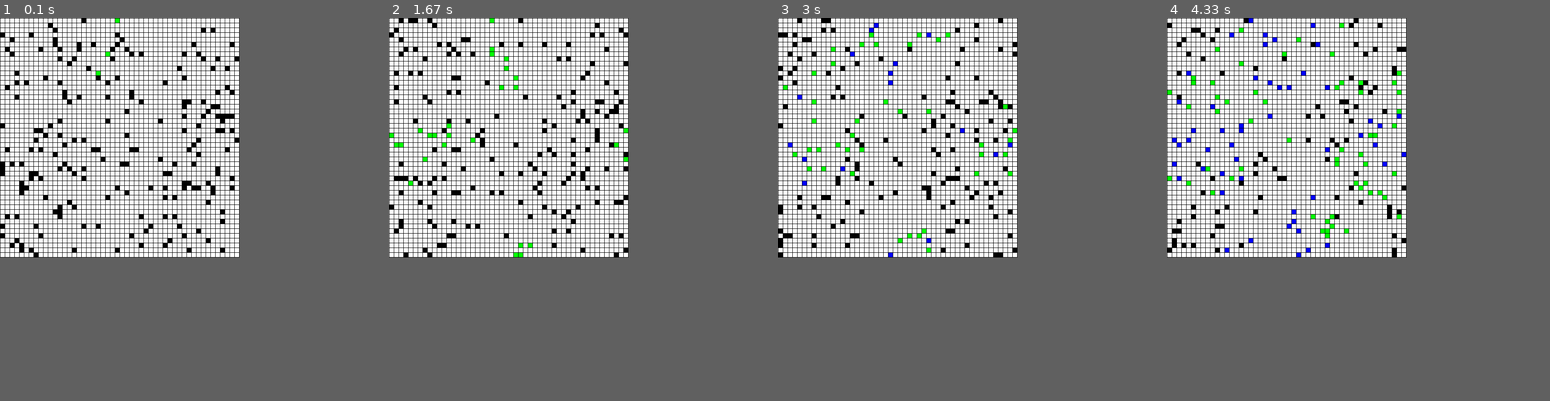
Above: before the commit, frames 1-4 (left to right).
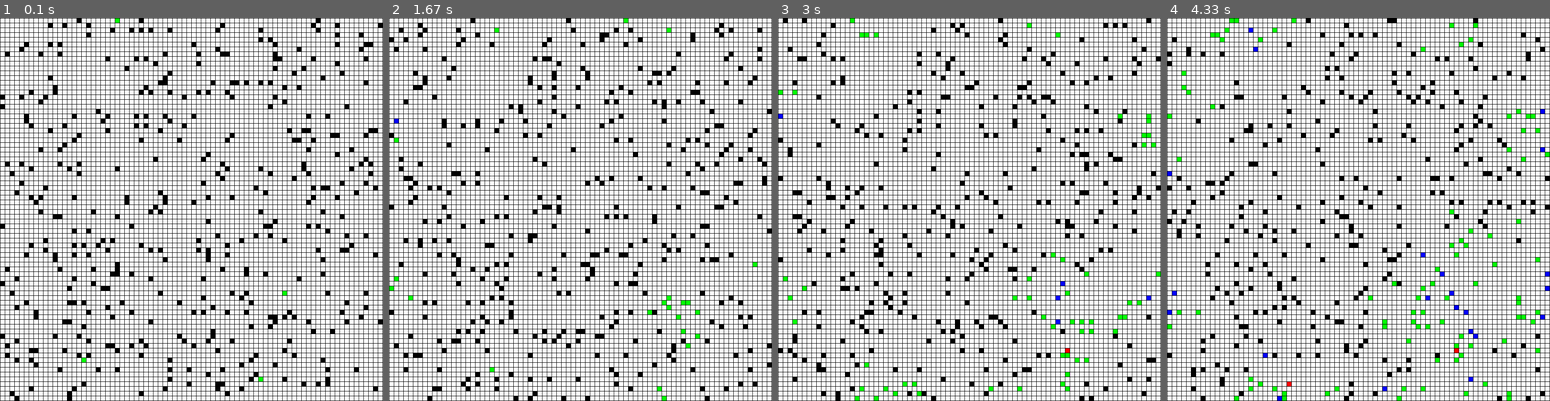
Above: after the commit, the same moments.

Repository: tylerhill90/infectious-disease-simulator
Game: pygame game, started from PyGameViz/pygame_sim.py
Two runs of this game, one before a commit and one after it. Both use one fixed random seed, a clock stepped at 60 frames per second and the inputs below.
Inputs:
- Up to frame 1 (0.1 s): no input
- Up to frame 2 (1.67 s): no input
- Up to frame 3 (3 s): no input
- Up to frame 4 (4.33 s): no input
In our replay, the window is 551x551 before the commit and 881x881 after it. These sizes can differ from the game's own. Grey fills any space a smaller window leaves; there, only what the larger window draws over its background counts as a difference.

The runs differ from the first frame. In frame 1, 18% of the frame differs, in the area x 0-100%, y 0-100%; in frame 2, 18%; in frame 3, 18%; in frame 4, 18%.

Commit message:
Dead people now show up as a red cell and fixed a bug in how the Environment reporting was conducted.

Diff:
--- a/InfectionSim.py
+++ b/InfectionSim.py
@@ -28,6 +28,8 @@
         self.death_sd = env_params['days_to_die'][1]
 
         # Keep track of stats during the simulation to use for graphing
+        self.recovered = 0
+        self.dead = 0
         self.report = {
             'infectious': [self.initially_infected],
             'recovered': [0],
@@ -141,25 +143,38 @@
                 if random() <= self.infection_rate:
                     self.pop[subject].infected = True
 
-    def clean_up(self, remove_recovered=True):
+    def clean_up(self, remove_persons=True):
         """Traverse the environment and for each person do the following:
                 - If someone is infected, then
                     - See if they die
                         - If they do, remove them from the environment
                         - If not, advance their days_infected variable
                             - Check if they recover
+        Args:
+            remove_persons (bool): If True dead and recovered people are not
+                removed from the environment. Useful for the PyGame
+                visualization.
+
+        Return:
+            None
         """
 
         for ix, iy in np.ndindex(self.env.shape):
             if self.env[ix, iy] != np.Inf:  # Cell is occupied by a person
                 person = self.env[ix, iy]
-                if [self.pop[person].infected,
-                        self.pop[person].recovered] == [True, False]:
+                clean_up_conditions = [
+                    self.pop[person].alive,
+                    self.pop[person].infected,
+                    self.pop[person].recovered
+                ]
+                if clean_up_conditions == [True, True, False]:
                     # See if the infected person dies
                     self.death_roll(person)
                     # Remove them from the environment if they died
                     if self.pop[person].alive == False:
-                        self.env[ix, iy] = np.Inf
+                        self.dead += 1
+                        if remove_persons:
+                            self.env[ix, iy] = np.Inf
                     # Else they didn't die so advance their days infected and
                     # check if they have recovered. Remove them if they have.
                     else:
@@ -167,7 +182,8 @@
                         if self.pop[person].days_infected == \
                                 self.pop[person].days_to_recover:
                             self.pop[person].recovered = True
-                            if remove_recovered == True:
+                            self.recovered += 1
+                            if remove_persons:
                                 self.env[ix, iy] = np.Inf
 
     def death_roll(self, person):
@@ -201,24 +217,18 @@
 
         self.report['infectious'].append(
             sum(
-                [1 for person in self.pop if (
-                    [self.pop[person].infected,
-                        self.pop[person].recovered, self.pop[person].alive]
-                ) == [True, False, True]]
+                [1 for person in self.pop if ([
+                    self.pop[person].alive,
+                    self.pop[person].infected,
+                    self.pop[person].recovered
+                ]) == [True, True, False]]
             )
         )
-        self.report['recovered'].append(
-            sum(
-                [1 for person in self.pop if
-                    self.pop[person].recovered == True]
-            )
-        )
-        self.report['dead'].append(
-            sum(
-                [1 for person in self.pop if
-                    self.pop[person].alive == False]
-            )
-        )
+
+        self.report['recovered'].append(self.recovered)
+
+        self.report['dead'].append(self.dead)
+
         self.report['not_infected'].append(
             self.pop_size -
             self.report['recovered'][-1] -
@@ -284,7 +294,7 @@
         infectious, = plt.plot(
             time, infectious, label=str(
                 f'Infectious (end: {infectious[-1]} | max: {max(infectious)})'
-        ))
+            ))
         recovered, = plt.plot(
             time, recovered, label=f'Recovered (end: {recovered[-1]})')
         dead, = plt.plot(time, dead, label=f'Deceased (end: {dead[-1]})')
--- a/PyGameViz/InfectionSim.py
+++ b/PyGameViz/InfectionSim.py
@@ -28,6 +28,8 @@
         self.death_sd = env_params['days_to_die'][1]
 
         # Keep track of stats during the simulation to use for graphing
+        self.recovered = 0
+        self.dead = 0
         self.report = {
             'infectious': [self.initially_infected],
             'recovered': [0],
@@ -141,25 +143,38 @@
                 if random() <= self.infection_rate:
                     self.pop[subject].infected = True
 
-    def clean_up(self, remove_recovered=True):
+    def clean_up(self, remove_persons=True):
         """Traverse the environment and for each person do the following:
                 - If someone is infected, then
                     - See if they die
                         - If they do, remove them from the environment
                         - If not, advance their days_infected variable
                             - Check if they recover
+        Args:
+            remove_persons (bool): If True dead and recovered people are not
+                removed from the environment. Useful for the PyGame
+                visualization.
+
+        Return:
+            None
         """
 
         for ix, iy in np.ndindex(self.env.shape):
             if self.env[ix, iy] != np.Inf:  # Cell is occupied by a person
                 person = self.env[ix, iy]
-                if [self.pop[person].infected,
-                        self.pop[person].recovered] == [True, False]:
+                clean_up_conditions = [
+                    self.pop[person].alive,
+                    self.pop[person].infected,
+                    self.pop[person].recovered
+                ]
+                if clean_up_conditions == [True, True, False]:
                     # See if the infected person dies
                     self.death_roll(person)
                     # Remove them from the environment if they died
                     if self.pop[person].alive == False:
-                        self.env[ix, iy] = np.Inf
+                        self.dead += 1
+                        if remove_persons:
+                            self.env[ix, iy] = np.Inf
                     # Else they didn't die so advance their days infected and
                     # check if they have recovered. Remove them if they have.
                     else:
@@ -167,7 +182,8 @@
                         if self.pop[person].days_infected == \
                                 self.pop[person].days_to_recover:
                             self.pop[person].recovered = True
-                            if remove_recovered == True:
+                            self.recovered += 1
+                            if remove_persons:
                                 self.env[ix, iy] = np.Inf
 
     def death_roll(self, person):
@@ -201,24 +217,18 @@
 
         self.report['infectious'].append(
             sum(
-                [1 for person in self.pop if (
-                    [self.pop[person].infected,
-                        self.pop[person].recovered, self.pop[person].alive]
-                ) == [True, False, True]]
+                [1 for person in self.pop if ([
+                    self.pop[person].alive,
+                    self.pop[person].infected,
+                    self.pop[person].recovered
+                ]) == [True, True, False]]
             )
         )
-        self.report['recovered'].append(
-            sum(
-                [1 for person in self.pop if
-                    self.pop[person].recovered == True]
-            )
-        )
-        self.report['dead'].append(
-            sum(
-                [1 for person in self.pop if
-                    self.pop[person].alive == False]
-            )
-        )
+
+        self.report['recovered'].append(self.recovered)
+
+        self.report['dead'].append(self.dead)
+
         self.report['not_infected'].append(
             self.pop_size -
             self.report['recovered'][-1] -
@@ -284,7 +294,7 @@
         infectious, = plt.plot(
             time, infectious, label=str(
                 f'Infectious (end: {infectious[-1]} | max: {max(infectious)})'
-        ))
+            ))
         recovered, = plt.plot(
             time, recovered, label=f'Recovered (end: {recovered[-1]})')
         dead, = plt.plot(time, dead, label=f'Deceased (end: {dead[-1]})')
--- a/PyGameViz/pygame_sim.py
+++ b/PyGameViz/pygame_sim.py
@@ -5,15 +5,14 @@
 import pygame
 import numpy as np
 from InfectionSim import *
-from helper_functions import *
 
 
 def main():
     # Set some environment parameters
-    env_dim = 50
-    pop_size = 200
-    initially_infected = 3
-    interaction_rate = 2
+    env_dim = 80
+    pop_size = 400
+    initially_infected = 4
+    interaction_rate = 3
     time = 90
 
     # Load environment parameters into a dict
@@ -23,7 +22,7 @@
         'pop_size': pop_size,
         'initially_infected': initially_infected,
         'interaction_rate': interaction_rate,
-        'infection_rate': .2,  # Need to confirm
+        'infection_rate': .25,  # Need to confirm
         'mortality_rate': .02,  # Need to confirm
         'days_to_recover': (19, 5),  # Need to confirm
         'days_to_die': (14, 4)  # Need to confirm
@@ -35,16 +34,20 @@
     # Define some colors
     BLACK = (0, 0, 0)
     WHITE = (255, 255, 255)
+    RED = (255, 0, 0)
     GREEN = (0, 255, 0)
     BLUE = (0, 0, 255)
+
+    # Define some other constants
+    TIME_DELAY = 150  # Milliseconds
+    CELL = 10
+    MARGIN = 1
+    SCREEN_DIM = env_dim * CELL + (MARGIN * env_dim + 1)
 
     pygame.init()
 
     # Define screen size based on the env_dim, the cell size of the grid, and
     # they margin size between cells
-    CELL = 10
-    MARGIN = 1
-    SCREEN_DIM = env_dim * CELL + (MARGIN * env_dim + 1)
     screen = pygame.display.set_mode((SCREEN_DIM, SCREEN_DIM))
     screen.fill(BLACK)
 
@@ -57,6 +60,8 @@
                     color = BLACK
                 elif env.pop[person].recovered == True:
                     color = BLUE
+                elif env.pop[person].alive == False:
+                    color = RED
                 else:
                     color = GREEN
             else:
@@ -69,17 +74,17 @@
 
         # Display the current environment state
         pygame.display.flip()
-        pygame.time.delay(100)
+        pygame.time.delay(TIME_DELAY)
 
         # Move the simulation one time step forward
-        for person in env.pop:
+        for person in env.pop.keys():
             if env.pop[person].alive == True:
                 env.move(person)
                 if env.pop[person].infected == True:
                     env.infect(person)
 
         # Perform the clean up phase and save stats for plotting
-        env.clean_up(remove_recovered=False)
+        env.clean_up(remove_persons=False)
         env.save_stats()
 
         # Decrement the time steps left
